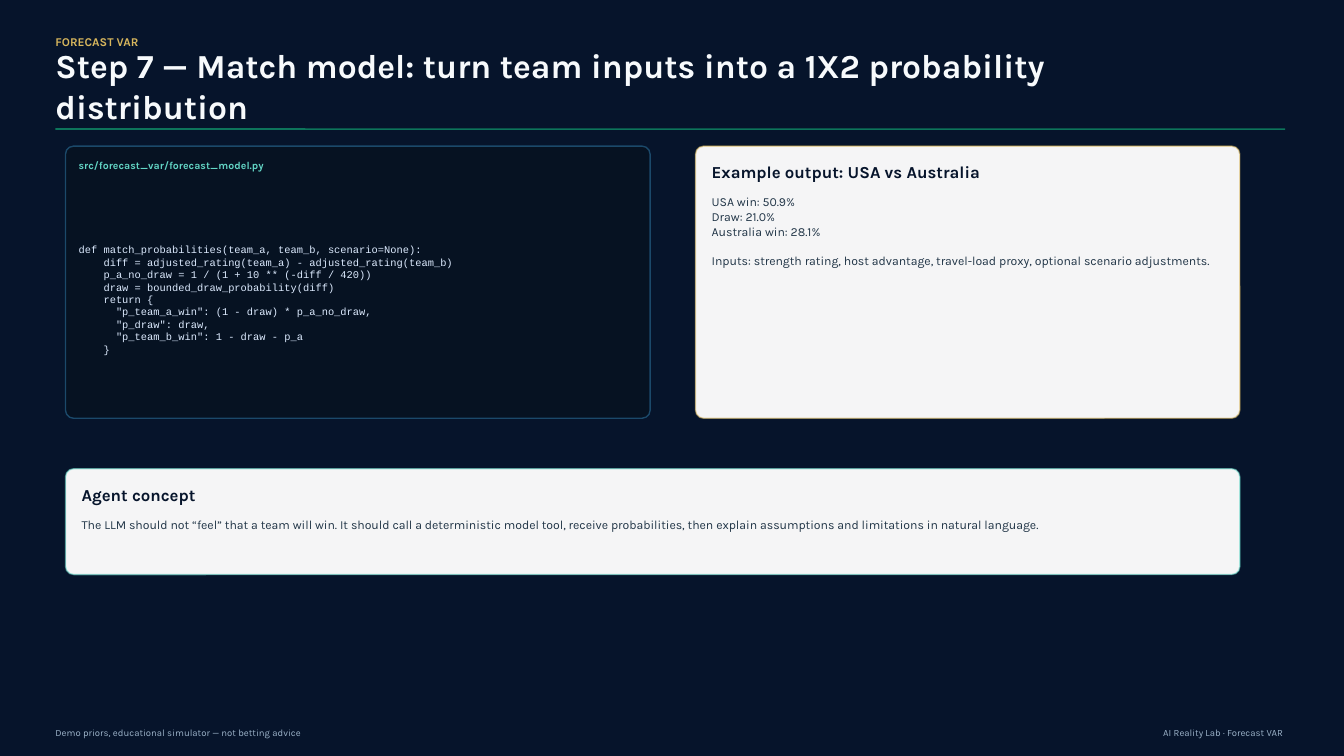
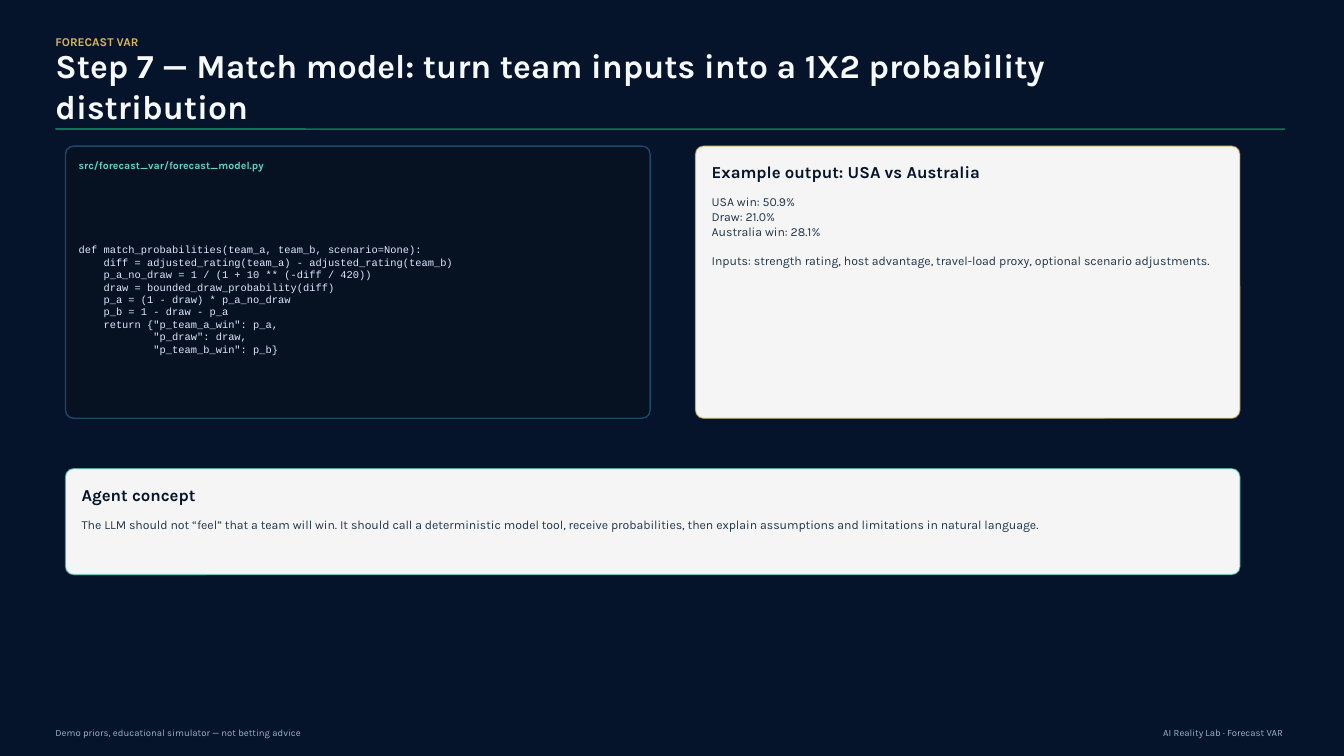
Before and after one commit to monaj07/ai-reality-lab, a slide deck: slide 15 of wc26-forecast-var-agent-episode2/deliverables/new_version/forecast_var_agent_engineering_deck.pptx. Drawn at 1344x756 pixels with LibreOffice and Linux fonts; fonts in the diff are those of the drawing; background and template pictures are left out. Boxes give left, top, right and bottom in pixels: in the first picture for what was removed or moved away, otherwise in the second. Text is boxed around its words. In the diff, an @@ line names an element or a change of style, - is before the commit and + after.

```diff
--- a/wc26-forecast-var-agent-episode2/deliverables/new_version/forecast_var_agent_engineering_deck.pptx
+++ b/wc26-forecast-var-agent-episode2/deliverables/new_version/forecast_var_agent_engineering_deck.pptx
@@ text at [104, 296, 291, 330]: text changed @@
-return {
-"p_team_a_win": (1 - draw) * p_a_no_draw,
+p_a = (1 - draw) * p_a_no_draw
+p_b = 1 - draw - p_a
+return {"p_team_a_win": p_a,
@@ text at [153, 346, 278, 355]: text changed @@
-"p_team_b_win": 1 - draw - p_a
-}
+"p_team_b_win": p_b}
```
Also in this commit, not shown: 12 other slides changed.
